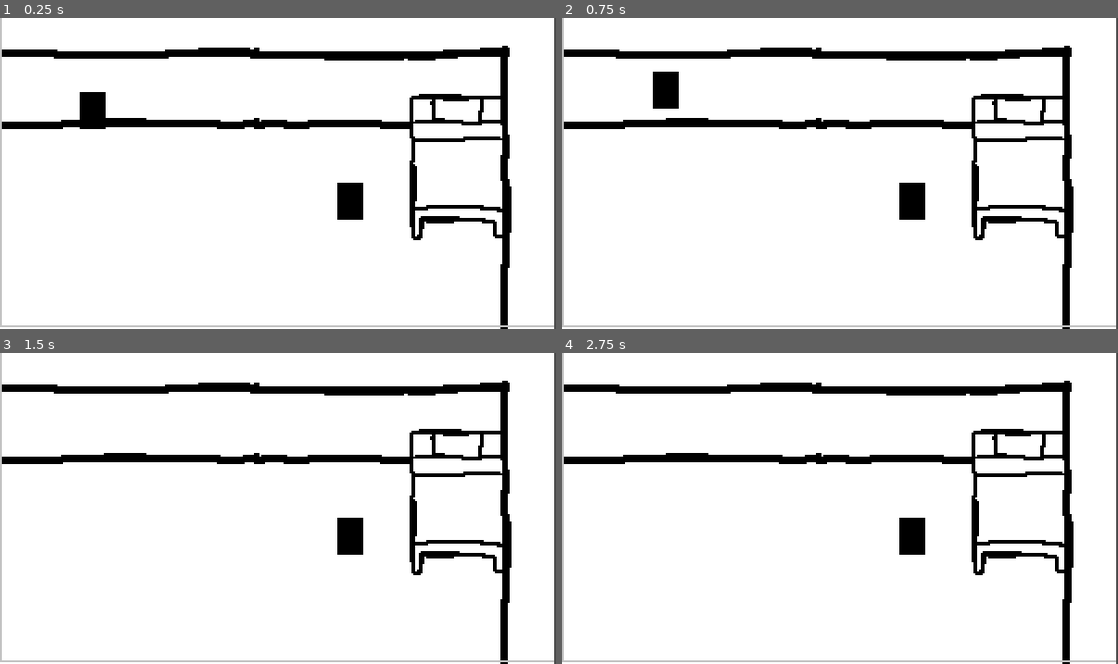
Above: before the commit, frames 1-4 (two rows, left to right).
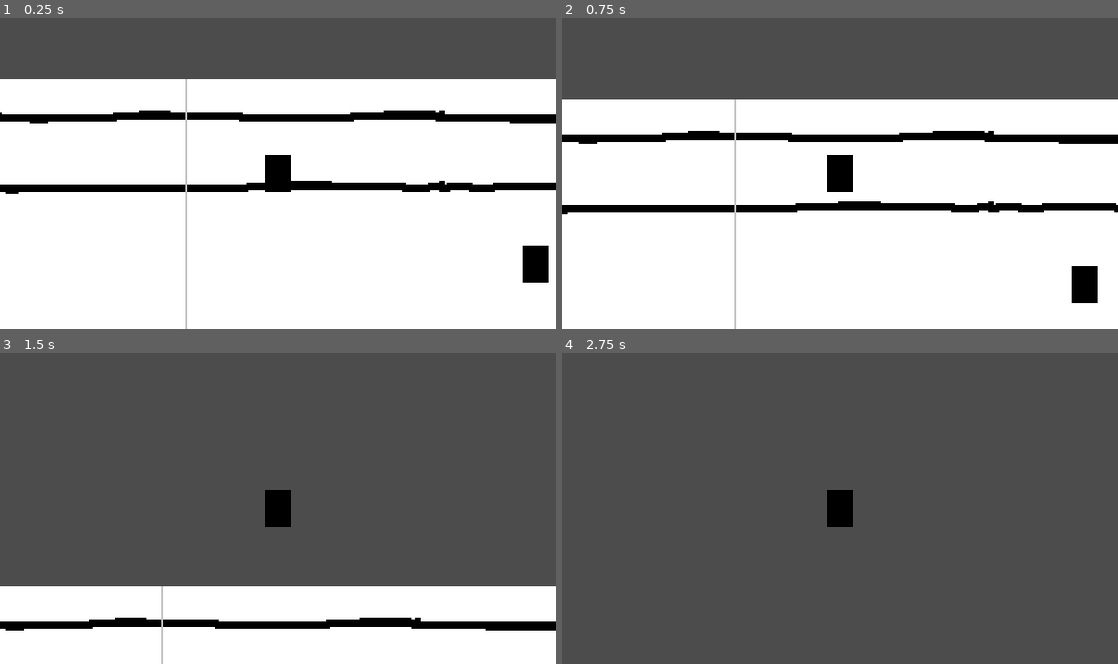
Above: after the commit, the same moments.

Repository: EdBarrancos/Operation_Ai_pain
Game: Godot game, scene res://Scenes/World.tscn
The game is run twice, just before and just after one commit, with the same random seed, the same clock (stepped at 60 frames per second) and the same inputs.
Inputs:
- Up to frame 1 (0.25 s): no input
- Up to frame 2 (0.75 s): tap Enter at 0.5 s; hold D (RIGHT) from 0.53 s (still down); tap T (TEST) at 0.6 s
- Up to frame 3 (1.5 s): release D (RIGHT) at 1.28 s; hold S (DOWN) from 1.28 s (still down); tap T (TEST) at 1.35 s
- Up to frame 4 (2.75 s): release S (DOWN) at 2.03 s; hold D (RIGHT) from 2.03 s (still down); tap T (TEST) at 2.1 s

The runs differ from the first frame. In frame 1, 31% of the frame differs, in the area x 0-100%, y 0-100%; in frame 2, 37%; in frame 3, 78%; in frame 4, 100%.

Commit message:
Create PlayerCamera that follows player

Diff:
--- /dev/null
+++ b/OperationAi/Player/Scenes/PlayerCamera2D.tscn
@@ -0,0 +1,7 @@
+[gd_scene load_steps=2 format=2]
+
+[ext_resource path="res://Player/Scripts/PlayerCamera2D.gd" type="Script" id=1]
+
+[node name="PlayerCamera2D" type="Camera2D"]
+current = true
+script = ExtResource( 1 )
--- /dev/null
+++ b/OperationAi/Player/Scripts/PlayerCamera2D.gd
@@ -0,0 +1,21 @@
+extends Camera2D
+
+export var playerPath: NodePath
+var player
+
+export var uperLimit = 300
+export var lowerLimit = -300
+export var rightLimit = 168
+export var leftLimit = -168
+
+
+# Called when the node enters the scene tree for the first time.
+func _ready():
+	player = get_node(playerPath)
+
+
+func _process(delta):
+	Follow()
+
+func Follow():
+	global_position = player.global_position
--- a/OperationAi/Scenes/Room.tscn
+++ b/OperationAi/Scenes/Room.tscn
@@ -1,7 +1,8 @@
-[gd_scene load_steps=3 format=2]
+[gd_scene load_steps=4 format=2]
 
 [ext_resource path="res://Player/Scenes/Player.tscn" type="PackedScene" id=1]
 [ext_resource path="res://ArtAssets/Quarto_Base.png" type="Texture" id=2]
+[ext_resource path="res://Player/Scenes/PlayerCamera2D.tscn" type="PackedScene" id=3]
 
 [node name="Room" type="Node2D"]
 
@@ -11,3 +12,6 @@
 
 [node name="Player" parent="." instance=ExtResource( 1 )]
 position = Vector2( 50.0008, 51.149 )
+
+[node name="PlayerCamera2D" parent="." instance=ExtResource( 3 )]
+playerPath = NodePath("../Player")
